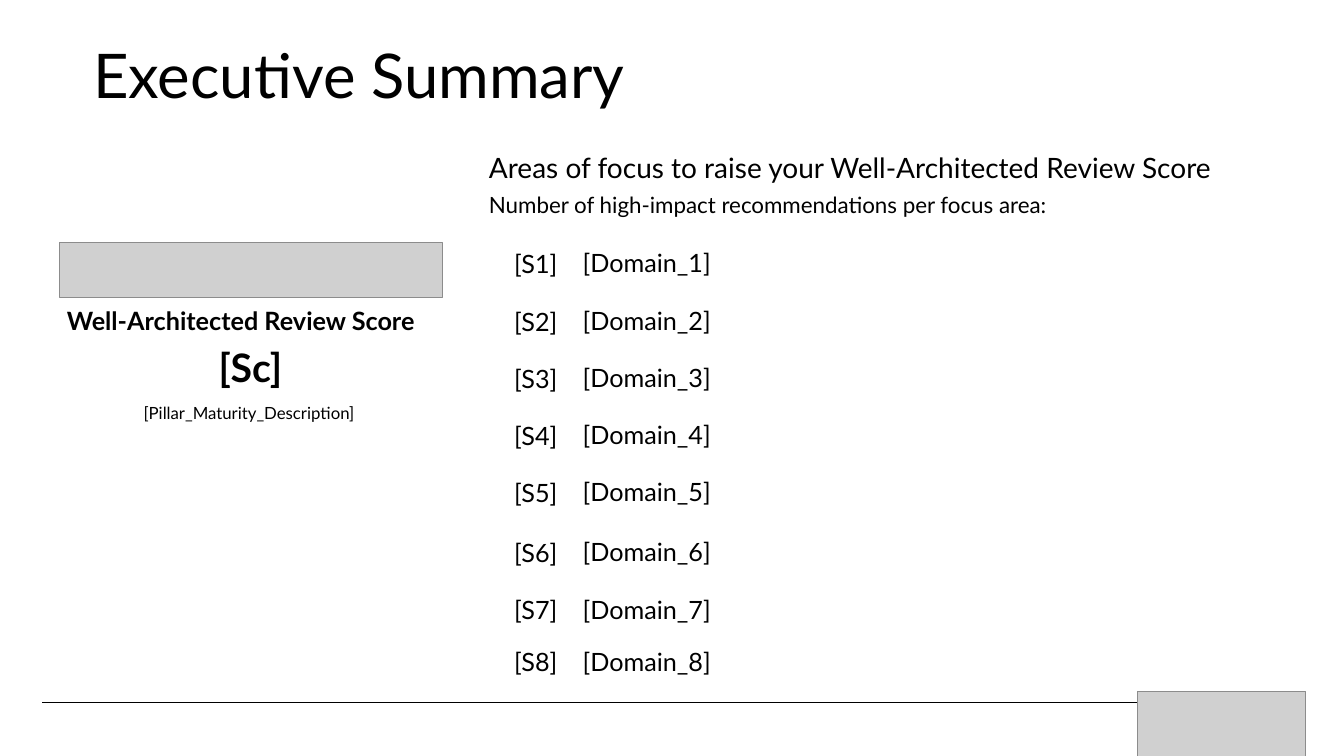
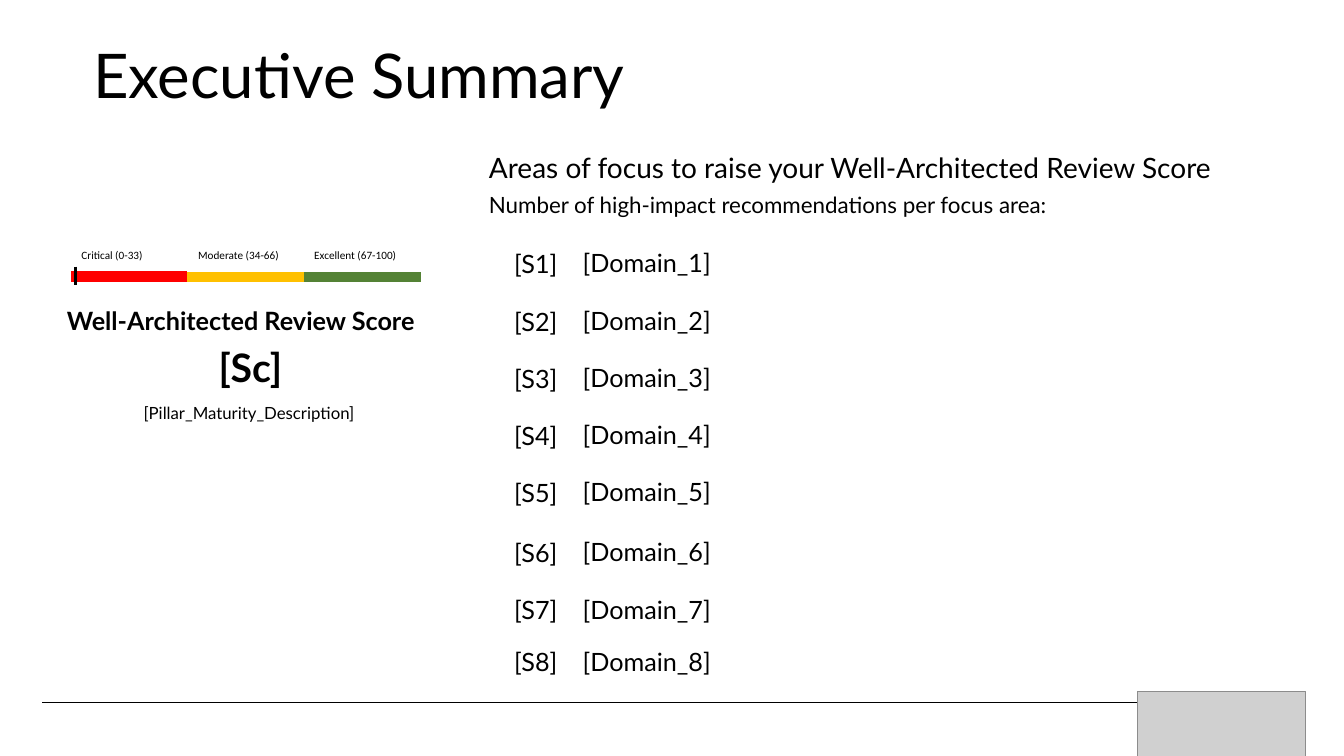
Before and after one commit to TristankMS/WellArchitected-Tools, a slide deck: slide 9 of WARP/devops/PnP_PowerPointReport_Template.pptx. Drawn at 1344x756 pixels with LibreOffice and Linux fonts; fonts in the diff are those of the drawing; grey boxes stand for pictures. Boxes give left, top, right and bottom in pixels: in the first picture for what was removed or moved away, otherwise in the second. Text is boxed around its words. In the diff, an @@ line names an element or a change of style, - is before the commit and + after.

Commit message:
Address scoring, updated PPTX and script
Updated script relies upon updated template, must be deployed as a set.

```diff
--- a/WARP/devops/PnP_PowerPointReport_Template.pptx
+++ b/WARP/devops/PnP_PowerPointReport_Template.pptx
@@ picture removed at (59,243,443,297) @@
@@ table added at (72,244,420,267), 1 rows, 3 columns @@
+Critical (0-33) | Moderate (34-66) | Excellent (67-100)
@@ line added from (76, 266) to (76, 284), #000000 2.5 pt @@
@@ rectangle added at (72,272,188,281), fill #FF0000, outline #FF0000 1 pt @@
@@ rectangle added at (189,272,304,281), fill #FFC000, outline #FFC000 1 pt @@
@@ rectangle added at (306,272,421,281), fill #548235, outline #548235 1 pt @@
```
Also in this commit, not shown: 1 other file.
